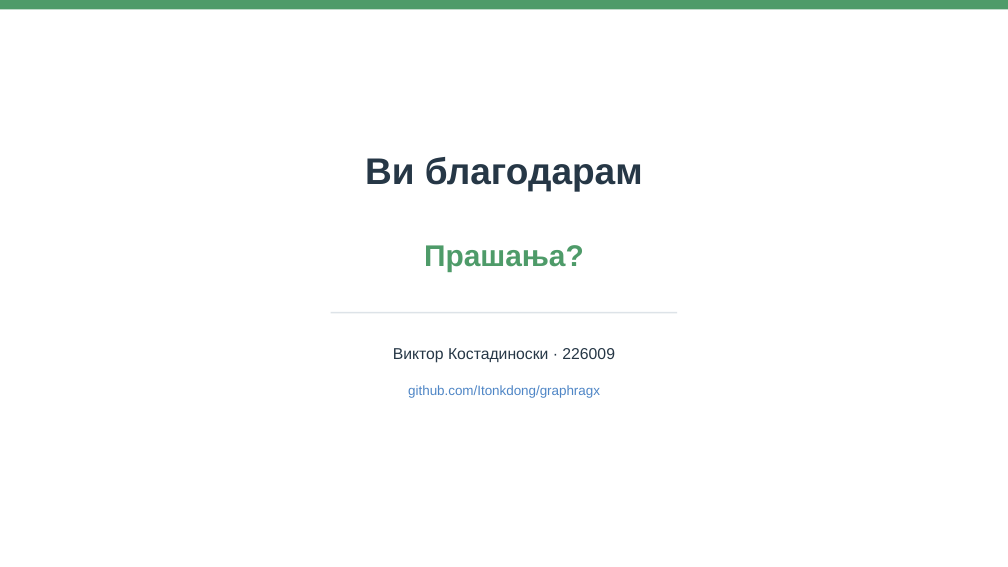
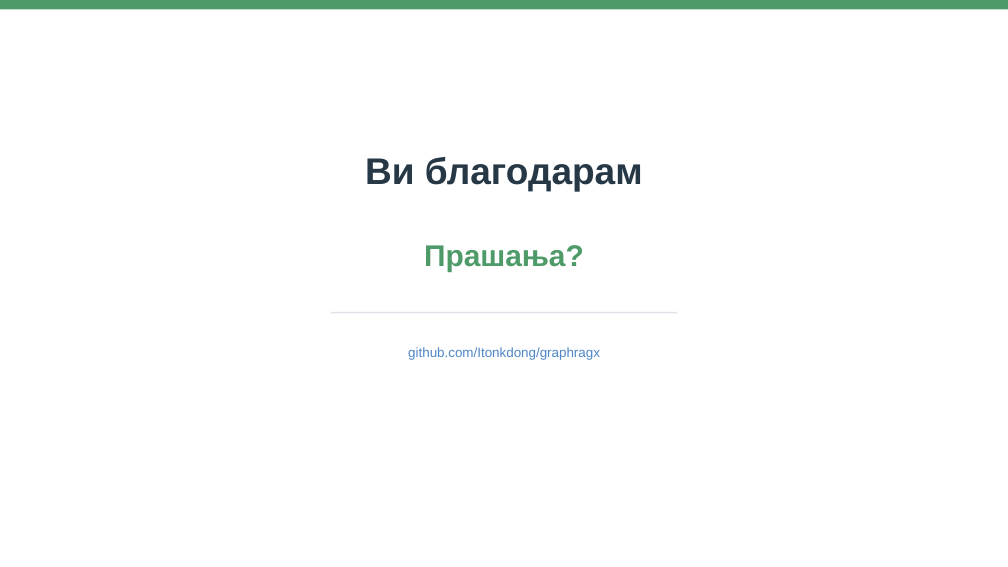
Before and after one commit to Itonkdong/graphragx, a slide deck: slide 22 of metadata/presentation/thesis_defense_presentation.pptx. Drawn at 1008x567 pixels with LibreOffice and Linux fonts; fonts in the diff are those of the drawing. Boxes give left, top, right and bottom in pixels: in the first picture for what was removed or moved away, otherwise in the second. Text is boxed around its words. In the diff, an @@ line names an element or a change of style, - is before the commit and + after.

```diff
--- a/metadata/presentation/thesis_defense_presentation.pptx
+++ b/metadata/presentation/thesis_defense_presentation.pptx
@@ text "github.com/Itonkdong/graphragx": place and size @@
-text "github.com/Itonkdong/graphragx" at [408, 385, 600, 398]
+text "github.com/Itonkdong/graphragx" at [408, 347, 600, 360]
@@ text removed at [393, 348, 615, 363] @@
-Виктор Костадиноски · 226009
```
Also in this commit, not shown: 10 other slides changed.
